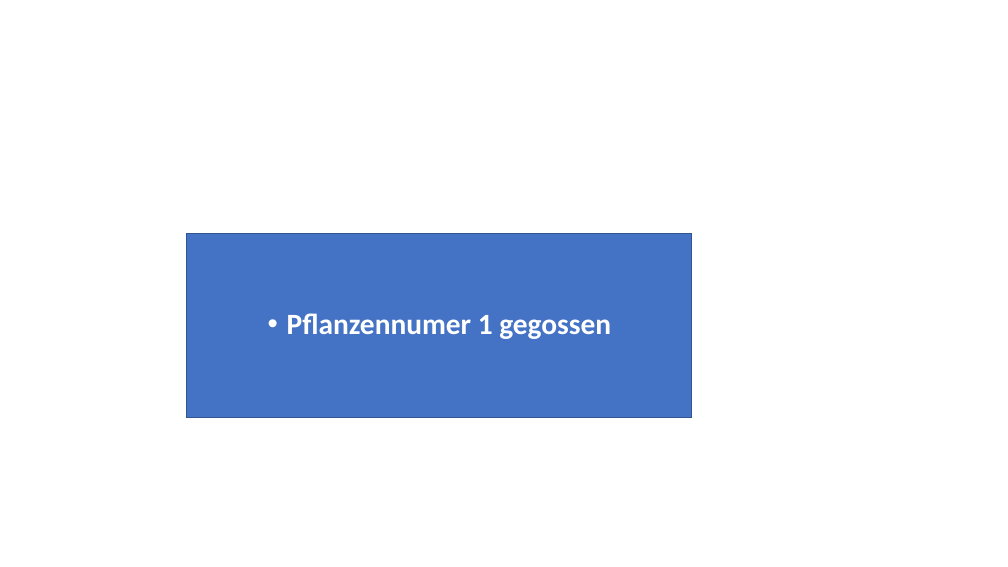
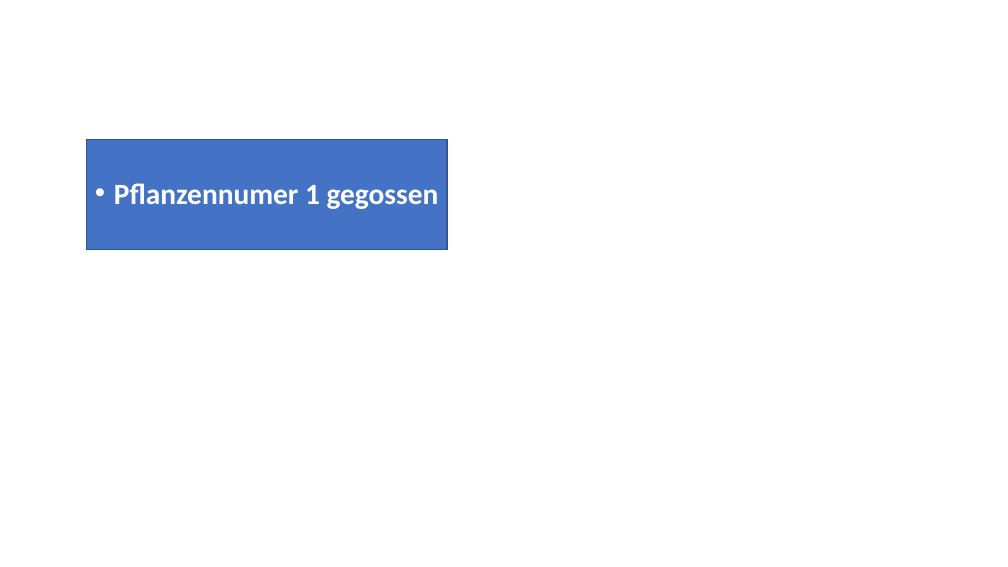
Before and after one commit to Kennjy/Abgaben-MCI, a slide deck: slide 8 of Blatt 6/High_Fidelity.pptx. Drawn at 1008x567 pixels with LibreOffice and Linux fonts; fonts in the diff are those of the drawing. Boxes give left, top, right and bottom in pixels: in the first picture for what was removed or moved away, otherwise in the second. Text is boxed around its words. In the diff, an @@ line names an element or a change of style, - is before the commit and + after.

```diff
--- a/Blatt 6/High_Fidelity.pptx
+++ b/Blatt 6/High_Fidelity.pptx
@@ text "Pflanzennumer 1 gegossen": place and size @@
-text "Pflanzennumer 1 gegossen" at box(187, 233, 692, 417)
+text "Pflanzennumer 1 gegossen" at box(86, 140, 447, 250)
```
Also in this commit, not shown: 9 other slides changed.
